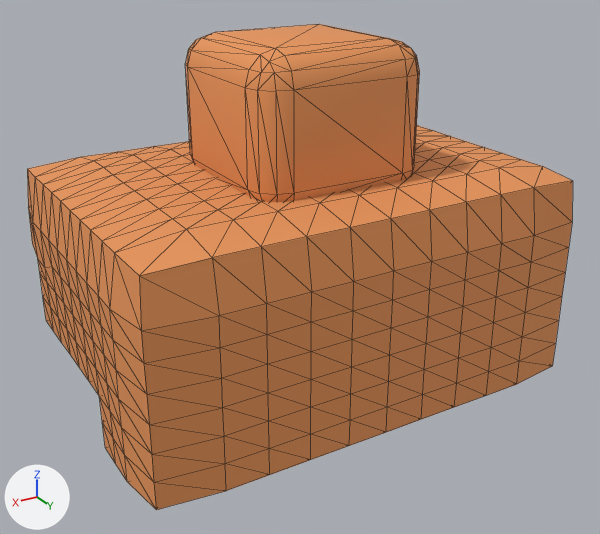
Renders of the glTF model public/assets/models/characters/wardrobe/hair-topbun-red.glb from each side of a commit.
Camera for both pictures: a camera (50 mm lens) standing at (0.439, 0.758, 0.495) and looking at (0.026, 0.069, 0.151). The lights are fixed; the arrows at lower left show +X, +Y and +Z. The older version comes first. Mesh edges are drawn as thin lines.

Names of what the first picture shows: 'hair_shell', 'hair_topbun'.
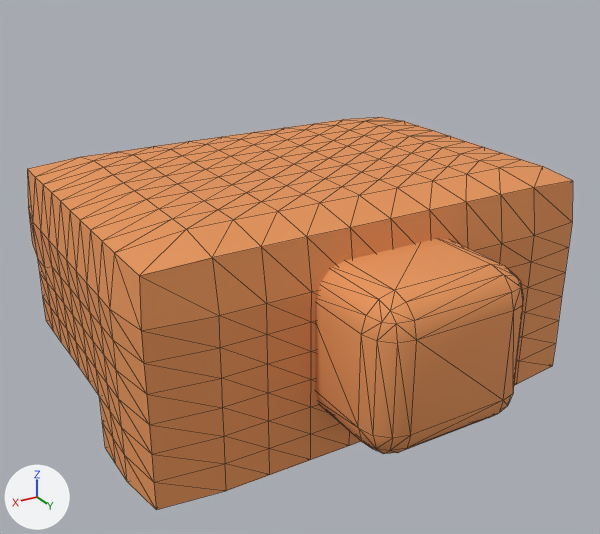
What differs and where, as boxes (x1, y1, x2, y2) in the pictures (600 x 534 px):
'hair_bun_back', added (orange)
    after: (315, 238, 524, 454)
'hair_topbun', deleted (orange)
    before: (186, 24, 420, 202)

The change, as a list of edits to the scene's bpy script:
```text
Add me_hair_bun_back:
    me_hair_bun_back.from_pydata(...)  # 96 vertices, 188 faces; spans x -0.085..0.085, y 0.142..0.296, z 0.052..0.208
    me_hair_bun_back.materials.append(mat_charmat)
Remove ob_hair_topbun:
    ob_hair_topbun = bpy.data.objects.new('hair_topbun', me_hair_topbun)
    ob_hair_topbun.location = (0.0, 0.0, 0.0)
Add ob_hair_bun_back:
    ob_hair_bun_back = bpy.data.objects.new('hair_bun_back', me_hair_bun_back)
    ob_hair_bun_back.location = (0.0, 0.0, 0.0)
```
